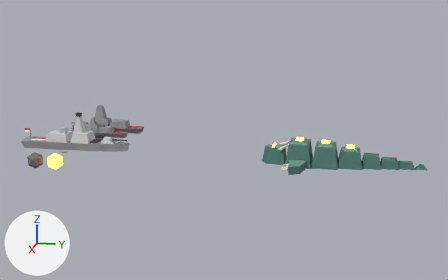
Before and after pictures for a commit that changed the Blender file artillery-defence/assets/ships.blend.
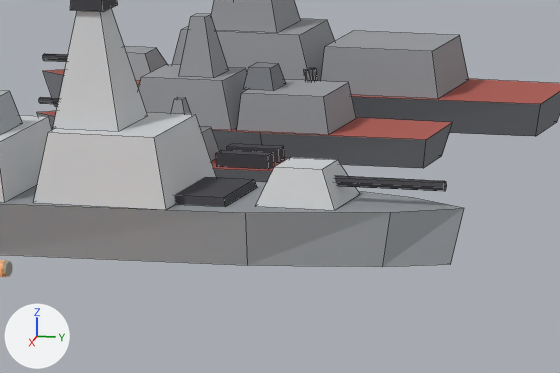
There are two pictures of each version: one whole from a 50 mm lens placed at (70.5, 32.92, 19.65), pointed at (-2.14, 18.4, 1.49), one close up on the part from 15% to 32% of the width and 41% to 59% of the height. Every picture has the same lights, and +X, +Y and +Z are marked at lower left. The last two pictures show the newer version. The close-ups show mesh edges as thin lines.

The scene before the commit, as lines of its bpy script (objects in view):
```python
me_enemymedium = bpy.data.meshes.new('EnemyMedium')
me_enemymedium.from_pydata(...)  # 74 vertices, 51 faces; spans x -0.8..0.8, y -4.0..4.0, z 0.0..2.6
# faces by material slot: [16, 1, 24, 10]
me_enemymedium.materials.append(mat_foehull)  # grey #7c7e84
me_enemymedium.materials.append(mat_foedeck)  # brown #ad5950
me_enemymedium.materials.append(mat_foelight)  # grey #999ba0
me_enemymedium.materials.append(mat_gun)  # dark grey #3f3f45
me_hull = bpy.data.meshes.new('Hull')
me_hull.from_pydata(...)  # 86 vertices, 57 faces; spans x -1.3..1.3, y -7.0..7.0, z 0.0..4.6
# faces by material slot: [16, 1, 20, 18, 2]
me_hull.materials.append(mat_rsnhull)  # grey #adb3b8
me_hull.materials.append(mat_rsndeck)  # grey #909599
me_hull.materials.append(mat_gun)  # dark grey #3f3f45
me_hull.materials.append(mat_rsnlight)  # light grey #ced1d4
me_hull.materials.append(mat_flag)  # picture img_singaporeflag
me_turret = bpy.data.meshes.new('Turret')
me_turret.from_pydata(...)  # 24 vertices, 16 faces; spans x -0.58..0.58, y -0.71..2.47, z 0.0..0.65
# faces by material slot: [6, 10]
me_turret.materials.append(mat_rsnlight)  # light grey #ced1d4
me_turret.materials.append(mat_gun)  # dark grey #3f3f45
ob_enemymedium = bpy.data.objects.new('EnemyMedium', me_enemymedium)
ob_enemymedium.location = (-7.0, 0.0, 0.0)
ob_hull = bpy.data.objects.new('Hull', me_hull)
ob_hull.location = (0.0, 0.0, 0.0)
ob_turret = bpy.data.objects.new('Turret', me_turret)
ob_turret.location = (0.0, 4.2, 1.0)
# also in view: 'EnemyLarge' at (-10.0, 0.0, 1.8); 'EnemySmall' at (-4.5, 0.0, 0.8)
```
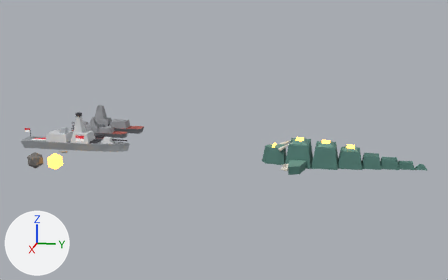
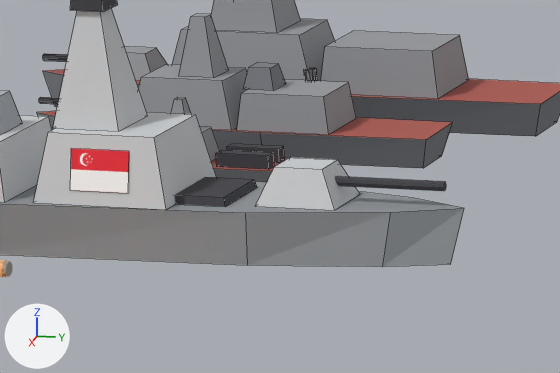
Changed parts and their boxes [x1, y1, x2, y2] in the close-ups (560 x 373 px):
part 1 of me_hull, added: after [70, 148, 129, 193]
'TurretBarrel', unchanged, uncovered by the edit: after [335, 176, 447, 191]

What changed in the scene script:
```text
Change me_hull:
    used by ob_hull; location = (0.0, 0.0, 0.0)
    verts and faces of me_hull; kept vertices keep their numbers, new ones are numbered from 86
    remove me_hull.from_pydata(...)  # 86 vertices, 57 faces; spans x -1.3..1.3, y -7.0..7.0, z 0.0..4.6
    add me_hull.from_pydata(...)  # 90 vertices, 58 faces; spans x -1.3..1.3, y -7.0..7.0, z 0.0..4.6
    me_hull part 1
    add verts[86] = (1.07, 0.38, 1.25)  # pixel (70, 190)
    add verts[87] = (1.07, 1.42, 1.25)  # pixel (128, 193)
    add verts[88] = (0.95, 1.42, 1.95)  # pixel (129, 151)
    add verts[89] = (0.95, 0.38, 1.95)  # pixel (71, 148)
    add faces += [(86, 87, 88, 89)]  # mat_flag (picture img_singaporeflag)
```
